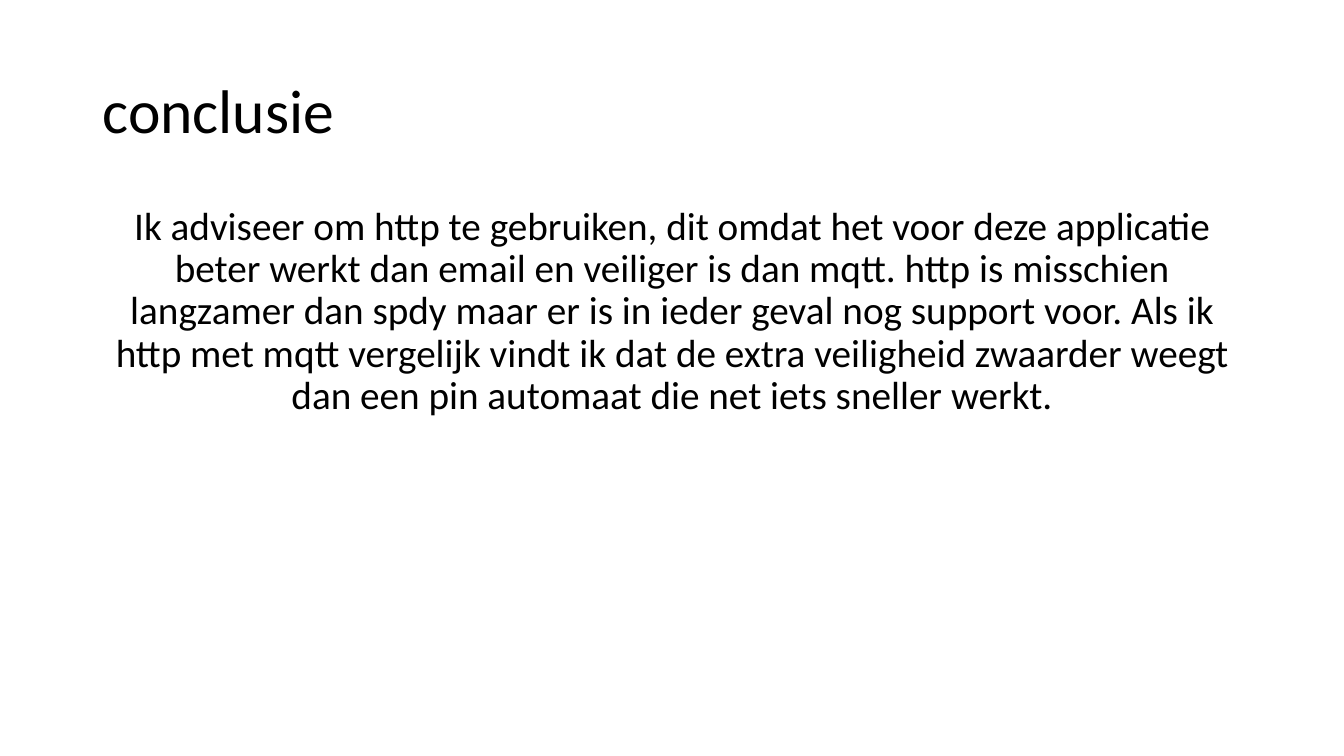
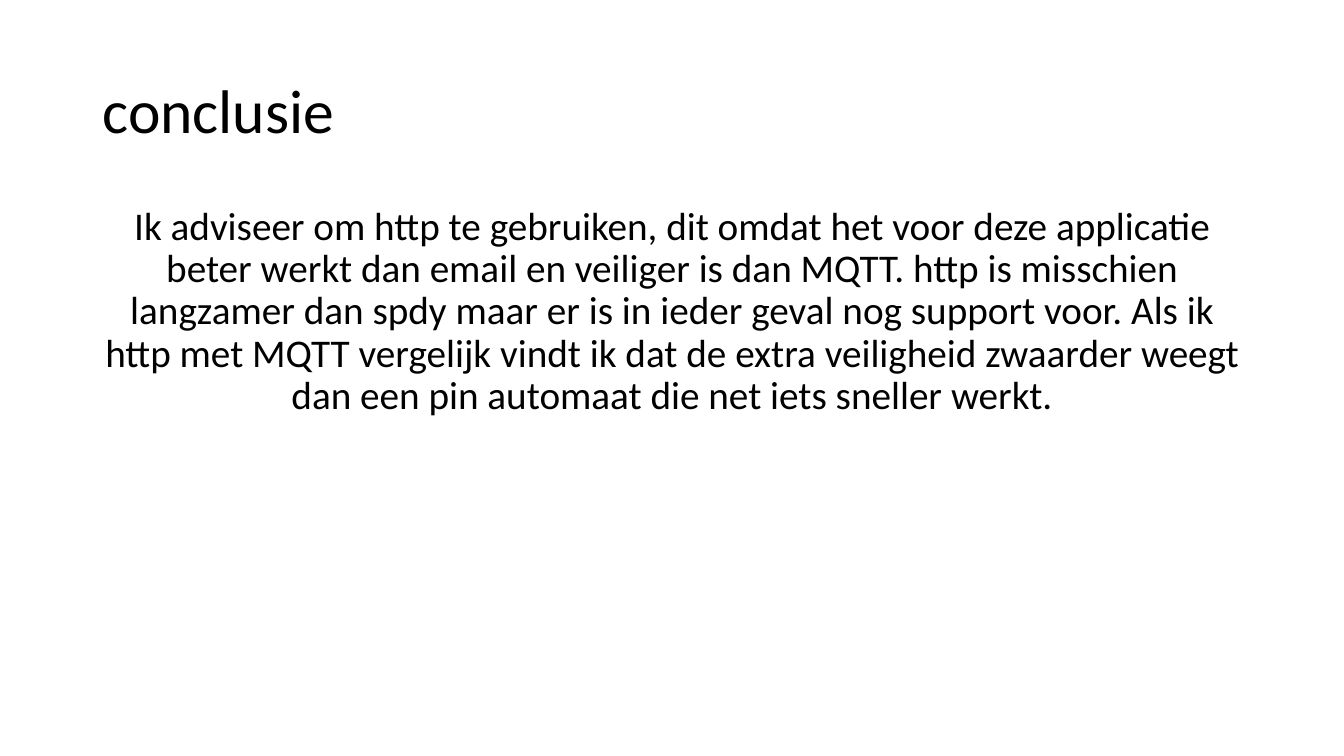
Before and after one commit to boaskalma/project4prive, a slide deck: slide 23 of voorstel centrale bank.pptx. Drawn at 1344x756 pixels with LibreOffice and Linux fonts; fonts in the diff are those of the drawing. Boxes give left, top, right and bottom in pixels: in the first picture for what was removed or moved away, otherwise in the second. Text is boxed around its words. In the diff, an @@ line names an element or a change of style, - is before the commit and + after.

```diff
--- a/voorstel centrale bank.pptx
+++ b/voorstel centrale bank.pptx
@@ text at <box>105,212,1239,416</box>: text changed @@
-Ik adviseer om http te gebruiken, dit omdat het voor deze applicatie beter werkt dan email en veiliger is dan mqtt. http is misschien langzamer dan spdy maar er is in ieder geval nog support voor. Als ik http met mqtt vergelijk vindt ik dat de extra veiligheid zwaarder weegt dan een pin automaat die net iets sneller werkt.
+Ik adviseer om http te gebruiken, dit omdat het voor deze applicatie beter werkt dan email en veiliger is dan MQTT. http is misschien langzamer dan spdy maar er is in ieder geval nog support voor. Als ik http met MQTT vergelijk vindt ik dat de extra veiligheid zwaarder weegt dan een pin automaat die net iets sneller werkt.
```
Also in this commit, not shown: 31 other slides changed.
